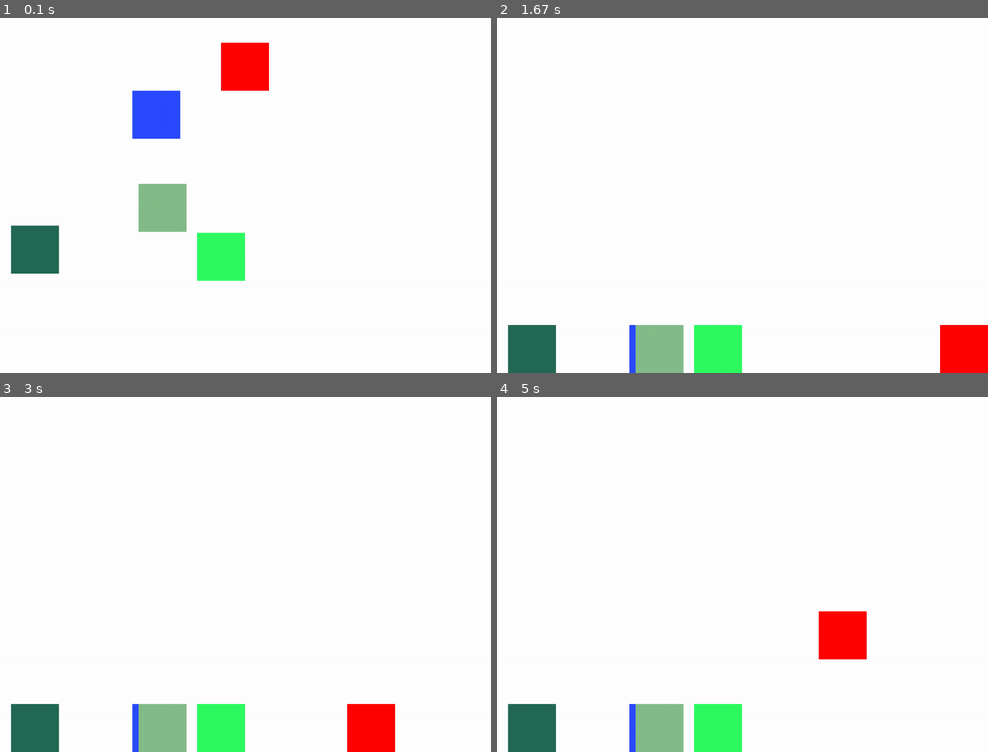
Above: before the commit, frames 1-4 (two rows, left to right).
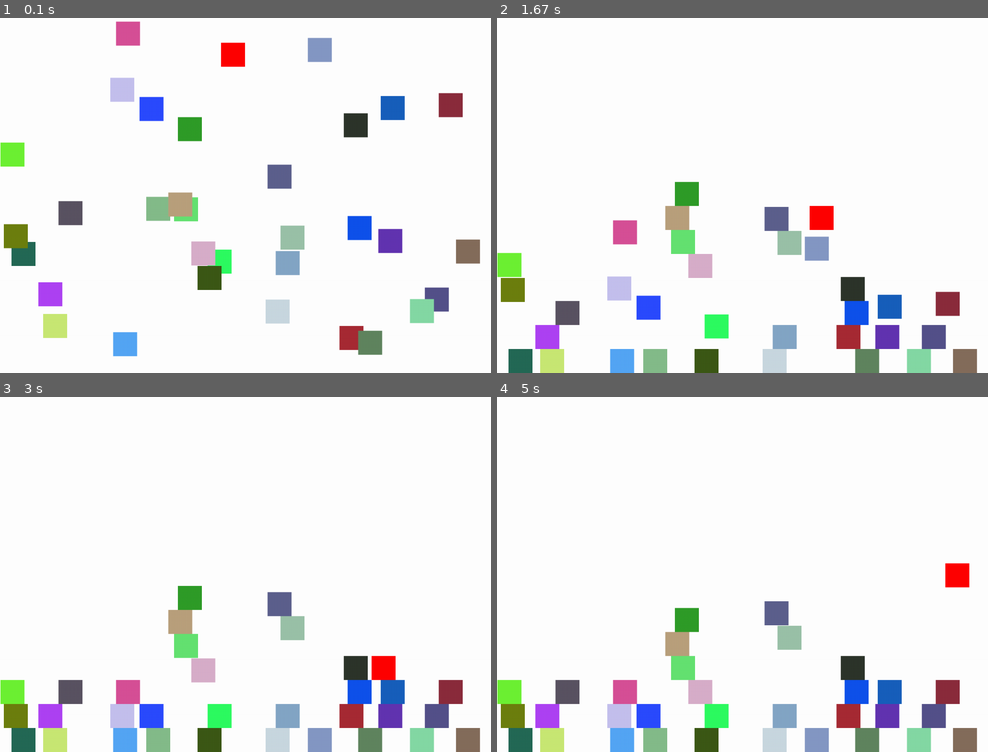
Above: after the commit, the same moments.

Repository: esserafael/python-learning-stuff
Game: pygame game, started from PyGame/collision.py
Same seed, same stepped clock (60 frames per second), same inputs: the game is played once before the commit and once after it.
Inputs:
- Up to frame 1 (0.1 s): no input
- Up to frame 2 (1.67 s): hold P 0.33-0.8 s; hold Right 0.33-0.8 s; hold P 0.83-1.3 s; hold Right 0.83-1.3 s; hold Right from 1.33 s (still down)
- Up to frame 3 (3 s): release Right at 1.8 s; hold Up 1.83-2.13 s; hold Right 2.17-2.63 s; hold Left from 2.67 s (still down)
- Up to frame 4 (5 s): release Left at 3.2 s; tap D at 3.57 s; hold Left 3.9-4.3 s; hold Up 4.33-4.7 s; hold Right from 4.73 s (still down)

The runs differ from the first frame. In frame 1, 13% of the frame differs, in the area x 0-98%, y 0-96%; in frame 2, 14%, in the area x 0-100%, y 46-100%; in frame 3, 12%; in frame 4, 13%.

Commit message:
All forms now have collision with the closest ones

Diff:
--- a/PyGame/collision.py
+++ b/PyGame/collision.py
@@ -2,6 +2,7 @@
 import time
 import random
 from collision_config import DefaultConfig
+from scipy import spatial
 
 CONFIG = DefaultConfig()
 
@@ -26,7 +27,6 @@
         self.size = size
         self.center = pos.x + size.width / 2, pos.y + size.height / 2
         self.color = color
-        self.centersum = center.x + center.y
         self.is_free_falling = True
 
     def detect_collision(self, otherform=False):
@@ -78,9 +78,11 @@
 
                 if self.posbef.x >= otherform.pos.x + otherform.size.width:
                     self.pos.x = otherform.pos.x + otherform.size.width
-                elif self.posbef.y + self.size.height <= otherform.pos.y + self.poschange.y + 1:
+                elif self.posbef.y + self.size.height <= otherform.pos.y + 1:
                     self.pos.y = otherform.pos.y - self.size.height
                     self.is_free_falling = False
+                    #print ("{} - {}".format(self.name, self.pos.y + self.size.height))
+                    #print ("{} - {}".format(otherform.name, otherform.pos.y))
 
             # northwest
             if (self.pos.x <= otherform.pos.x and
@@ -90,9 +92,11 @@
 
                 if self.posbef.x + self.size.width <= otherform.pos.x:
                     self.pos.x = otherform.pos.x - otherform.size.width
-                elif self.posbef.y + self.size.height <= otherform.pos.y + self.poschange.y + 1:
+                elif self.posbef.y + self.size.height <= otherform.pos.y + 1:
                     self.pos.y = otherform.pos.y - self.size.height
                     self.is_free_falling = False
+                    #print ("{} - {}".format(self.name, self.pos.y + self.size.height))
+                    #print ("{} - {}".format(otherform.name, otherform.pos.y))
 
 
 pygame.init()
@@ -124,10 +128,11 @@
 
     if CONFIG.SHOW_INFO_TEXT:
         message_display(block.name, 12, block.center.x, block.center.y - 15)
-        message_display("x:{} y:{}".format(block.center.x, block.center.y), 12, block.center.x, block.center.y)
+        #message_display("x:{} y:{}".format(block.center.x, block.center.y), 12, block.center.x, block.center.y)
 
 def game_loop():
     gameExit = False
+    Paused = False
 
     main_block = FormData(
         "main_block",
@@ -152,6 +157,12 @@
             if event.type == pygame.QUIT:
                 gameExit = True
             if event.type == pygame.KEYDOWN:
+                if event.key == pygame.K_p:
+                    if Paused:
+                        Paused = False
+                    else:
+                        Paused = True
+                        print("Paused")
                 if event.key == pygame.K_LEFT or event.key == pygame.K_a:
                     main_block.poschange.x = -CONFIG.MOVE_SPEED
                 elif event.key == pygame.K_RIGHT or event.key == pygame.K_d:
@@ -169,44 +180,68 @@
 
         #print(event)
 
-        gameDisplay.fill(white)
-
-        if CONFIG.GRAVITY_ON and main_block.is_free_falling:
-            main_block.poschange.y += CONFIG.GRAVITY_ACCEL / CONFIG.CLOCK_TICKS
-
-        main_block.posbef = main_block.pos
-        main_block.pos = FormDataPosition(main_block.pos.x + main_block.poschange.x, main_block.pos.y + main_block.poschange.y)
-
-        #main_block = detect_border_collision(main_block)
-        main_block.detect_collision()
-
-        main_block.center = FormDataPosition(round(main_block.pos.x + main_block.size.width / 2), round(main_block.pos.y + main_block.size.height / 2))
-        main_block.centersum = main_block.center.x + main_block.center.y
-
-        if other_forms:
-            for form in other_forms:
-                form.center = FormDataPosition(round(form.pos.x + form.size.width / 2), round(form.pos.y + form.size.height / 2))
-                form.centersum = form.center.x + form.center.y
-
-                if CONFIG.GRAVITY_ON and form.is_free_falling:
-                    form.poschange.y += CONFIG.GRAVITY_ACCEL / CONFIG.CLOCK_TICKS
-
-                form.pos.y += form.poschange.y
-
-                #form = detect_border_collision(form)
-                #main_block = detect_collision(main_block, form)
-                form.detect_collision()
-                main_block.detect_collision(form)
-
-                draw_block(form)
-
-        draw_block(main_block)
-
-        pygame.display.update()
-        clock.tick(CONFIG.CLOCK_TICKS)
-
-        print(clock.get_rawtime())
-        print("--")
+        if not Paused:
+
+            gameDisplay.fill(white)
+
+            if CONFIG.GRAVITY_ON and main_block.is_free_falling:
+                main_block.poschange.y += CONFIG.GRAVITY_ACCEL / CONFIG.CLOCK_TICKS
+
+            main_block.posbef = main_block.pos
+            main_block.pos = FormDataPosition(main_block.pos.x + main_block.poschange.x, main_block.pos.y + main_block.poschange.y)
+
+            main_block.center = FormDataPosition(round(main_block.pos.x + main_block.size.width / 2), round(main_block.pos.y + main_block.size.height / 2))
+
+            if other_forms:
+                for form in other_forms:
+                    if CONFIG.GRAVITY_ON and form.is_free_falling:
+                        form.poschange.y += CONFIG.GRAVITY_ACCEL / CONFIG.CLOCK_TICKS
+
+                    form.pos.y += form.poschange.y
+
+                    form.detect_collision()
+
+                    form.center = FormDataPosition(round(form.pos.x + form.size.width / 2), round(form.pos.y + form.size.height / 2))
+
+                    poslist = [([i.pos.x, i.pos.y]) for i in other_forms if i.name != form.name]
+                    #for i in other_forms:
+                    #    if i.name != form.name:
+                    #        poslist.append([i.pos.x, i.pos.y])
+
+                    tree = spatial.KDTree(poslist)
+
+                    closest_forms_idx = [poslist[i] for i in tree.query([form.pos.x, form.pos.y], 4)[1]]
+
+                    closest_forms = []
+                    for otherform in other_forms:
+                        for idx in closest_forms_idx:
+                            if otherform.pos.x == idx[0] and otherform.pos.y == idx[1]:
+                                closest_forms.append(otherform)
+
+                    """
+                    closest_forms = [
+                        x for x in other_forms
+                        if  x.centersum == (min(centersumlist, key=lambda x:abs(x-form.centersum))) and
+                            x.pos.y == (min(posylist, key=lambda x:abs(x-form.pos.y)))
+                        ]
+                    """
+
+                    [form.detect_collision(otherform) for otherform in closest_forms]
+                    #[print("{} closest: {}".format(form.name, closest_form.name)) for closest_form in closest_forms]
+                    #form.detect_collision(closest_form)
+
+                    main_block.detect_collision(form)
+
+                    draw_block(form)
+
+            draw_block(main_block)
+
+            pygame.display.update()
+            clock.tick(CONFIG.CLOCK_TICKS)
+
+            print(clock.get_rawtime())
+            print("--")
+
 
 game_loop()
 pygame.quit()
--- a/PyGame/collision_config.py
+++ b/PyGame/collision_config.py
@@ -23,7 +23,7 @@
 
     """Forms"""
 
-    TOTAL_OTHER_FORMS = 4
+    TOTAL_OTHER_FORMS = 32
 
-    SIZE_WIDTH = 100
-    SIZE_HEIGHT = 100
+    SIZE_WIDTH = 50
+    SIZE_HEIGHT = 50
